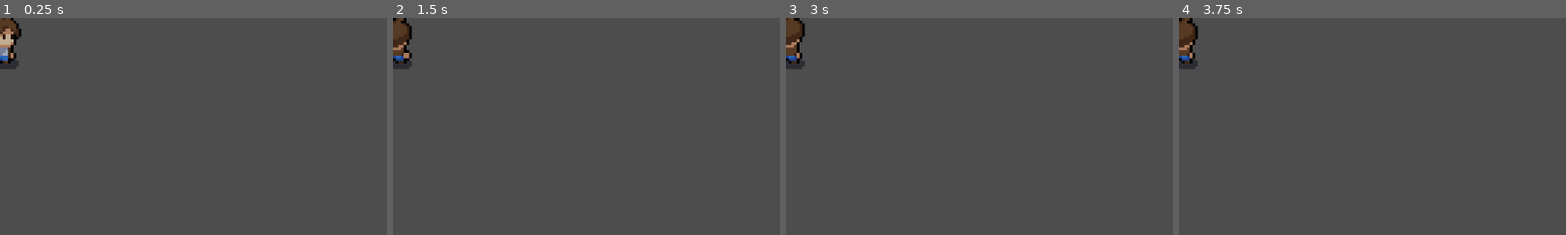
Above: before the commit, frames 1-4 (left to right).
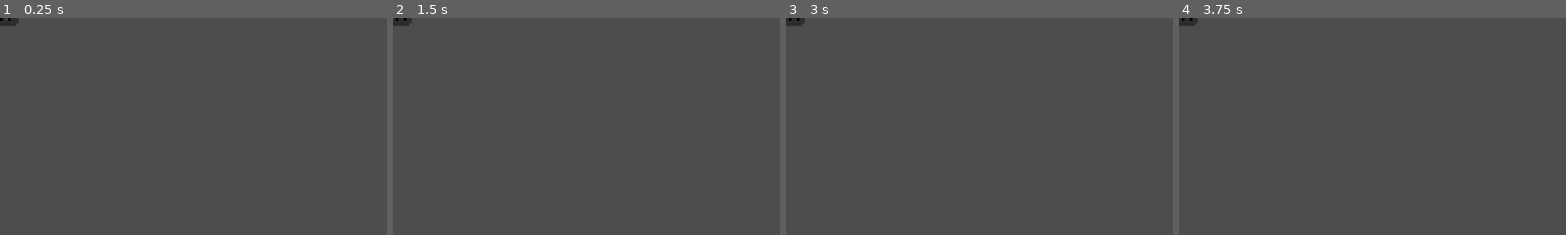
Above: after the commit, the same moments.

Repository: Al3x1sCS/first_action_rpg_godot_4
Game: Godot game, scene res://scenes/player/player.tscn
Two runs of this game, one before a commit and one after it. Both use one fixed random seed, a clock stepped at 60 frames per second and the inputs below. The project has no main scene, so this scene is started directly.
Inputs (mouse positions are % of the whole screen's width and height, from its top left):
- Up to frame 1 (0.25 s): no input
- Up to frame 2 (1.5 s): tap Enter at 0.5 s; move the mouse to (72, 45) at 0.52 s; hold S (mv_stop) 0.53-1.28 s; click (72, 45) at 0.67 s; move the mouse to (30, 55) at 1.27 s; tap S (mv_stop) at 1.35 s; click (30, 55) at 1.42 s
- Up to frame 3 (3 s): move the mouse to (60, 28) at 2.02 s; hold S (mv_stop) 2.03-2.78 s; click (60, 28) at 2.17 s; tap Space at 2.75 s; move the mouse to (45, 70) at 2.77 s; tap S (mv_stop) at 2.85 s; click (45, 70) at 2.92 s
- Up to frame 4 (3.75 s): tap Enter at 3.5 s; move the mouse to (80, 65) at 3.52 s; hold S (mv_stop) from 3.53 s (still down); click (80, 65) at 3.67 s
The pictures show only the part of the screen within x 0-50%, y 0-50%; the shares and areas given below are measured in that part.

The runs differ from the first frame. In frame 1, 1.0% of the frame differs, in the area x 0-6%, y 0-24%; in frame 2, 1.0%; in frame 3, 1.0%; in frame 4, 1.0%.

Commit message:
ajustando .tscn

Diff:
--- a/scenes/player/player.tscn
+++ b/scenes/player/player.tscn
@@ -423,10 +423,11 @@
 script = ExtResource("1_k1pja")
 
 [node name="CollisionShape2D" type="CollisionShape2D" parent="."]
-position = Vector2(0, 8)
+position = Vector2(0, -8)
 shape = SubResource("CapsuleShape2D_rhqmn")
 
 [node name="AnimatedSprite2D" type="AnimatedSprite2D" parent="."]
 z_index = 1
+position = Vector2(0, -16)
 sprite_frames = SubResource("SpriteFrames_lao38")
 animation = &"idle_side"
